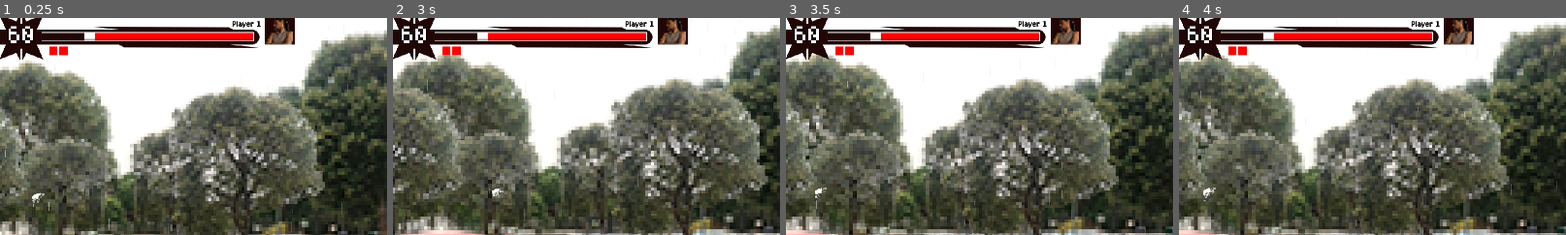
Above: before the commit, frames 1-4 (left to right).
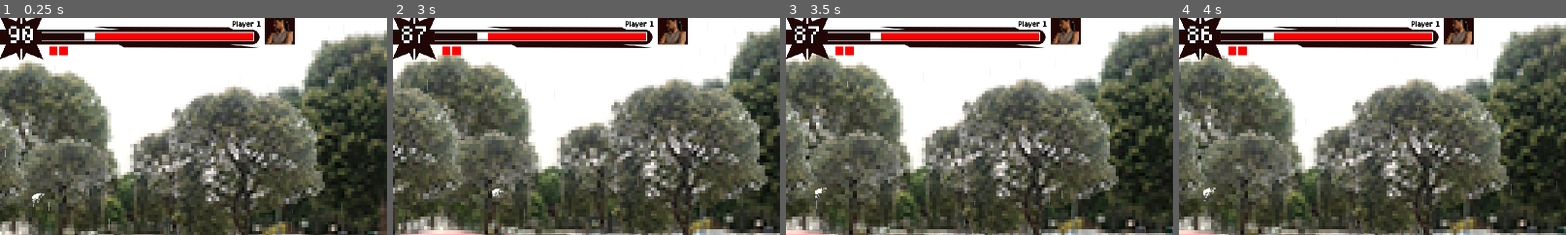
Above: after the commit, the same moments.

Repository: PHGomides/Desenvolvimento_UFcJ
Game: Godot game, scene res://prefer/world.tscn
Two runs of this game, one before a commit and one after it. Both use one fixed random seed, a clock stepped at 60 frames per second and the inputs below.
Inputs (mouse positions are % of the whole screen's width and height, from its top left):
- Up to frame 1 (0.25 s): no input
- Up to frame 2 (3 s): move the mouse to (72, 45) at 0.52 s; hold Right (ui_right) 0.53-2.03 s; move the mouse to (30, 55) at 1.27 s; move the mouse to (60, 28) at 2.02 s; hold Left (ui_left) 2.03-2.78 s; move the mouse to (45, 70) at 2.77 s; hold Right (ui_right) from 2.78 s (still down)
- Up to frame 3 (3.5 s): keep holding Right (ui_right)
- Up to frame 4 (4 s): keep holding Right (ui_right); move the mouse to (80, 65) at 3.52 s
The pictures show only the part of the screen within x 48-98%, y 1-51%; the shares and areas given below are measured in that part.

The runs differ from the first frame. In frame 1, less than 0.1% of the frame differs, in the area x 2-6%, y 4-11%; in frame 2, 0.2%, in the area x 2-9%, y 3-12%; in frame 3, 0.2%; in frame 4, less than 0.1%.

Commit message:
Arrumando TIMER em todos os mapas adicionado

Diff:
--- a/game/Scripts/HUD/BarraVida.gd
+++ /dev/null
@@ -1,28 +0,0 @@
-extends Control
-
-@onready var clocktimer: Timer = $clocktimer
-
-@onready var ef_bv_player_1: TextureProgressBar = $EF_BarraVidaPlayer1
-@onready var bv_player_1: TextureProgressBar = $BarraVidaPlayer1
-
-@onready var ef_bv_player_2: TextureProgressBar = $EF_BarraVidaPlayer2
-@onready var bv_player_2: TextureProgressBar = $BarraVidaPlayer2
-
-@export var vidaMAX: int
-@export var vida_player1 = 0 : set = _set_vida
-@export var vida_player2 = 0 : set = _set_vida
-
-func _set_vida(nova_vida):
-	return
-
-
-
-
-
-func _ready() -> void:
-	pass # Replace with function body.
-
-
-# Called every frame. 'delta' is the elapsed time since the previous frame.
-func _process(delta: float) -> void:
-	pass
--- a/game/Scripts/HUD/gerencia_hud.gd
+++ b/game/Scripts/HUD/gerencia_hud.gd
@@ -5,10 +5,24 @@
 @onready var clocktimer = $clocktimer as Timer
 
 var seconds = 0
+
 @export_range(0,90) var default_seconds := 90
+@onready var ef_bv_player_1: TextureProgressBar = $EF_BarraVidaPlayer1
+@onready var bv_player_1: TextureProgressBar = $BarraVidaPlayer1
+
+@onready var ef_bv_player_2: TextureProgressBar = $EF_BarraVidaPlayer2
+@onready var bv_player_2: TextureProgressBar = $BarraVidaPlayer2
+
+@export var vidaMAX: int
+@export var vida_player1 = 0 : set = _set_vida
+@export var vida_player2 = 0 : set = _set_vida
 
 signal time_is_up()
   # Called when the node enters the scene tree for the first time.
+
+func _set_vida(nova_vida):
+	return
+
 func _ready() -> void:
 	tempo_label.text = str("%02d" % default_seconds)
 	reset_clock_timer()
--- a/game/prefer/fila_caj.tscn
+++ b/game/prefer/fila_caj.tscn
@@ -10,7 +10,7 @@
 [ext_resource type="Texture2D" uid="uid://cl37xx7tgjfbc" path="res://Assests/MAPAFILACAJ/_0002_pessoas.png" id="9_i0lld"]
 [ext_resource type="Texture2D" uid="uid://cd2fgw4xqq5ho" path="res://Assests/MAPAFILACAJ/_0001_ponto-de-onibus.png" id="10_31ajt"]
 [ext_resource type="Texture2D" uid="uid://e8rf2fu6m40s" path="res://Assests/hud/HUD.png" id="11_2v652"]
-[ext_resource type="Script" path="res://Scripts/HUD/BarraVida.gd" id="12_d85v6"]
+[ext_resource type="Script" path="res://Scripts/HUD/gerencia_hud.gd" id="11_edgwl"]
 [ext_resource type="FontFile" uid="uid://bqwgr17t7eieq" path="res://Assests/Fontes/RevMiniPixel.ttf" id="13_1hfbo"]
 [ext_resource type="Texture2D" uid="uid://c74q77dqdo1ww" path="res://Assests/hud/lifeEmpty.png" id="14_ekxsb"]
 [ext_resource type="Texture2D" uid="uid://dojg2ddtxld41" path="res://Assests/hud/lifeDamage.png" id="15_x2gly"]
@@ -153,7 +153,7 @@
 grow_horizontal = 2
 size_flags_horizontal = 4
 size_flags_vertical = 4
-script = ExtResource("12_d85v6")
+script = ExtResource("11_edgwl")
 
 [node name="clocktimer" type="Timer" parent="HUD/control"]
 autostart = true
--- a/game/prefer/frente_ufj.tscn
+++ b/game/prefer/frente_ufj.tscn
@@ -10,6 +10,7 @@
 [ext_resource type="Texture2D" uid="uid://0n8aab242ud6" path="res://Assests/FachadaAccets/_0002_estruturaEntrada.png" id="7_x3ptv"]
 [ext_resource type="Texture2D" uid="uid://b7swi5iuevqdd" path="res://Assests/FachadaAccets/_0001_arbustos.png" id="8_cyaxd"]
 [ext_resource type="Texture2D" uid="uid://e8rf2fu6m40s" path="res://Assests/hud/HUD.png" id="9_0r3qa"]
+[ext_resource type="Script" path="res://Scripts/HUD/gerencia_hud.gd" id="11_8pfj4"]
 [ext_resource type="FontFile" uid="uid://bqwgr17t7eieq" path="res://Assests/Fontes/RevMiniPixel.ttf" id="11_mwjv4"]
 
 [sub_resource type="Environment" id="Environment_sc6fg"]
@@ -171,6 +172,7 @@
 grow_horizontal = 2
 size_flags_horizontal = 4
 size_flags_vertical = 4
+script = ExtResource("11_8pfj4")
 
 [node name="clocktimer" type="Timer" parent="HUD/control"]
 autostart = true
--- a/game/prefer/restaurante.tscn
+++ b/game/prefer/restaurante.tscn
@@ -11,9 +11,9 @@
 [ext_resource type="Texture2D" uid="uid://damkoxku2wqyk" path="res://Assests/mapa_RU_Accets/mapa-ru_0003_LuzFrente.png" id="9_tr0sr"]
 [ext_resource type="Texture2D" uid="uid://e8rf2fu6m40s" path="res://Assests/hud/HUD.png" id="10_i8o0t"]
 [ext_resource type="Texture2D" uid="uid://s4i015lcxgs4" path="res://Assests/mapa_RU_Accets/mapa-ru_0002_Cadeiras-tras.png" id="10_n6xjh"]
-[ext_resource type="Script" path="res://Scripts/HUD/BarraVida.gd" id="11_emf77"]
 [ext_resource type="Texture2D" uid="uid://csvi57huyhf3j" path="res://Assests/mapa_RU_Accets/mapa-ru_0001_cadeiras-Frente.png" id="11_gd43u"]
 [ext_resource type="FontFile" uid="uid://bqwgr17t7eieq" path="res://Assests/Fontes/RevMiniPixel.ttf" id="12_kyqeo"]
+[ext_resource type="Script" path="res://Scripts/HUD/gerencia_hud.gd" id="13_7sosk"]
 [ext_resource type="Texture2D" uid="uid://c74q77dqdo1ww" path="res://Assests/hud/lifeEmpty.png" id="13_otjxj"]
 [ext_resource type="Texture2D" uid="uid://dojg2ddtxld41" path="res://Assests/hud/lifeDamage.png" id="14_2tidg"]
 [ext_resource type="Texture2D" uid="uid://cefseb6834lpg" path="res://Assests/hud/lifeFull.png" id="15_vlids"]
@@ -199,7 +199,7 @@
 grow_horizontal = 2
 size_flags_horizontal = 4
 size_flags_vertical = 4
-script = ExtResource("11_emf77")
+script = ExtResource("13_7sosk")
 
 [node name="clocktimer" type="Timer" parent="HUD/control"]
 autostart = true
--- a/game/prefer/world.tscn
+++ b/game/prefer/world.tscn
@@ -12,7 +12,7 @@
 [ext_resource type="Texture2D" uid="uid://hqvgmeir6nqv" path="res://Assests/MapaEstacionamento/_0000_carros-frente.png" id="8_2vacx"]
 [ext_resource type="FontFile" uid="uid://bqwgr17t7eieq" path="res://Assests/Fontes/RevMiniPixel.ttf" id="9_6viyd"]
 [ext_resource type="Texture2D" uid="uid://e8rf2fu6m40s" path="res://Assests/hud/HUD.png" id="11_f6dt1"]
-[ext_resource type="Script" path="res://Scripts/HUD/BarraVida.gd" id="12_k5l1p"]
+[ext_resource type="Script" path="res://Scripts/HUD/gerencia_hud.gd" id="12_sra55"]
 [ext_resource type="Texture2D" uid="uid://c74q77dqdo1ww" path="res://Assests/hud/lifeEmpty.png" id="14_seokm"]
 [ext_resource type="Texture2D" uid="uid://dojg2ddtxld41" path="res://Assests/hud/lifeDamage.png" id="15_4tl1g"]
 [ext_resource type="Texture2D" uid="uid://cefseb6834lpg" path="res://Assests/hud/lifeFull.png" id="16_piww7"]
@@ -224,7 +224,7 @@
 grow_horizontal = 2
 size_flags_horizontal = 4
 size_flags_vertical = 4
-script = ExtResource("12_k5l1p")
+script = ExtResource("12_sra55")
 
 [node name="clocktimer" type="Timer" parent="HUD/control"]
 autostart = true
Not shown: 1 places in game/prefer/frente_ufj.tscn that only renumber resources
